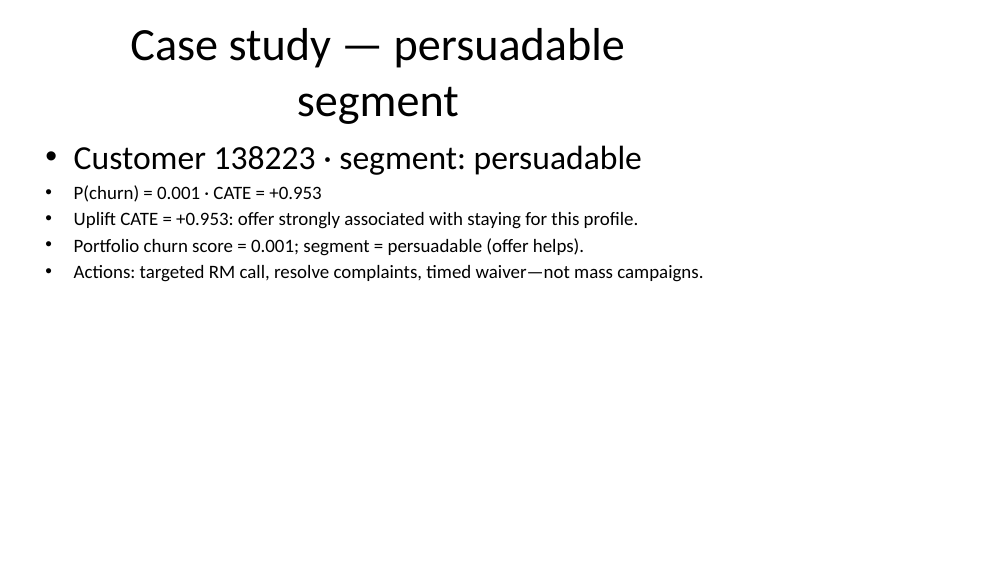
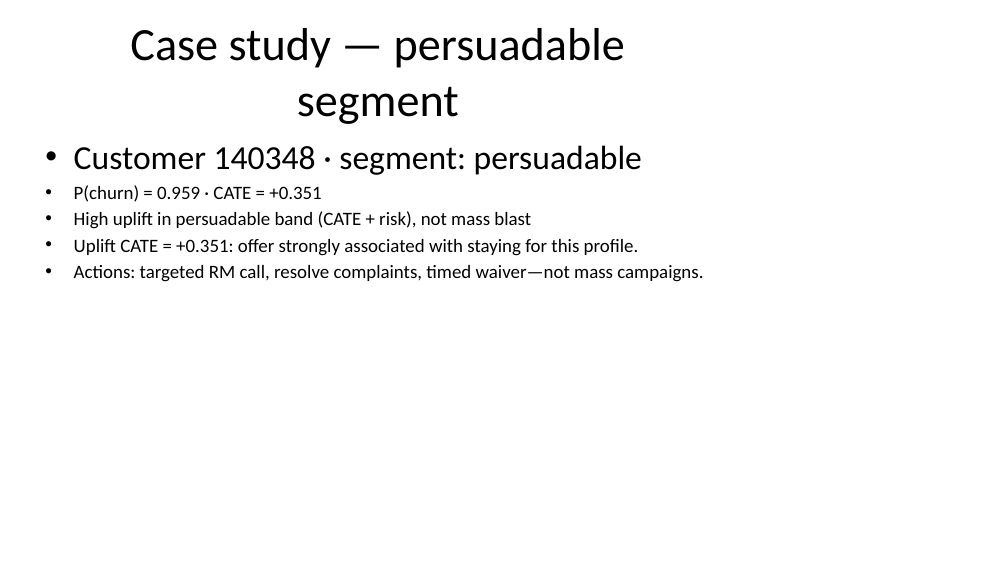
Before and after one commit to Stormynubee/retainiq-churnzero-26, a slide deck: slide 11 of deck/ChurnZero_RetainIQ_Presentation.pptx. Drawn at 1008x567 pixels with LibreOffice and Linux fonts; fonts in the diff are those of the drawing. Boxes give left, top, right and bottom in pixels: in the first picture for what was removed or moved away, otherwise in the second. Text is boxed around its words. In the diff, an @@ line names an element or a change of style, - is before the commit and + after.

Commit message:
refine: sync deck metrics, humanize copy, and metrics-driven PPTX
Add deck_metrics loader and doc drift tests. Sync JUDGE_QA/PLAYBOOK to t=0.002 and 6/90 uplift. Humanize slides, fix slide-11 picker (customer 140348), wire build_deck_pptx to artifacts.

```diff
--- a/deck/ChurnZero_RetainIQ_Presentation.pptx
+++ b/deck/ChurnZero_RetainIQ_Presentation.pptx
@@ text at <box>74,145,642,256</box>: text changed @@
-• Customer 138223 · segment: persuadable
-• P(churn) = 0.001 · CATE = +0.953
-• Uplift CATE = +0.953: offer strongly associated with staying for this profile.
-• Portfolio churn score = 0.001; segment = persuadable (offer helps).
+• Customer 140348 · segment: persuadable
+• P(churn) = 0.959 · CATE = +0.351
+• High uplift in persuadable band (CATE + risk), not mass blast
+• Uplift CATE = +0.351: offer strongly associated with staying for this profile.
```
Also in this commit, not shown: 2 other slides changed, 15 other files.
